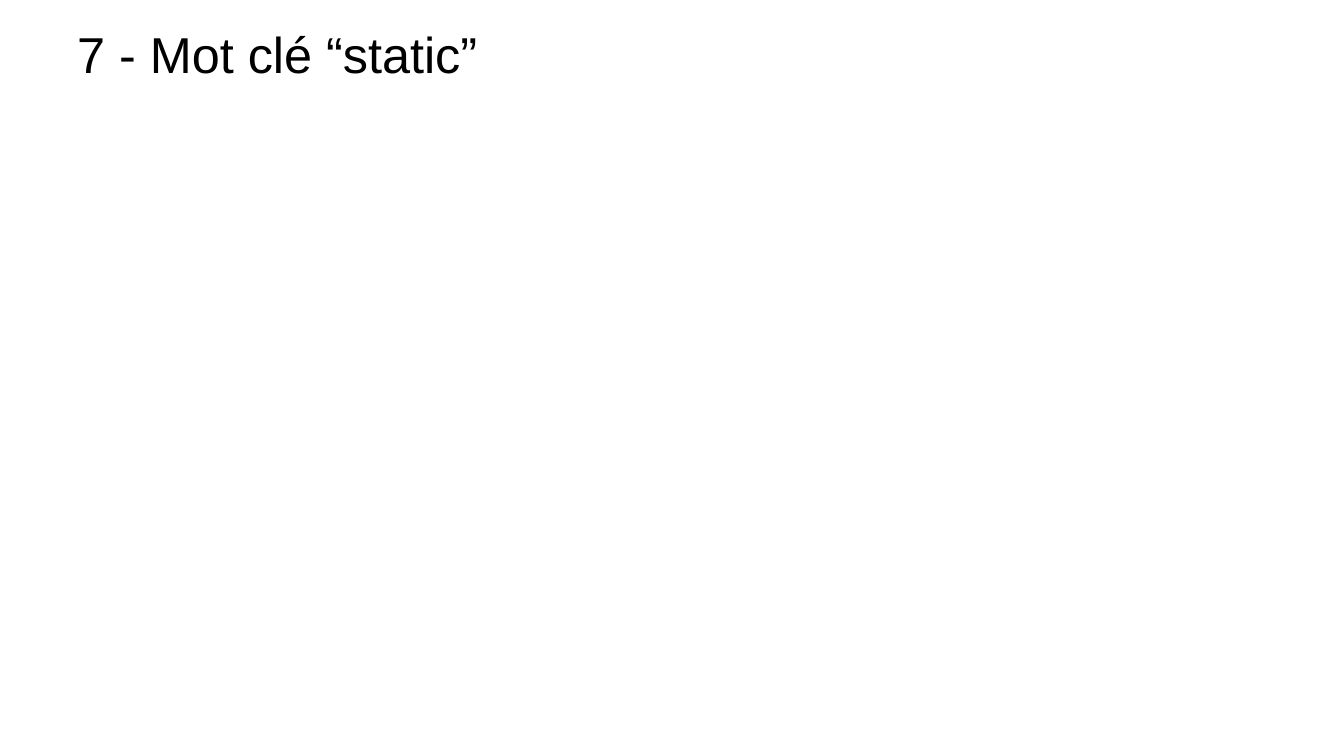
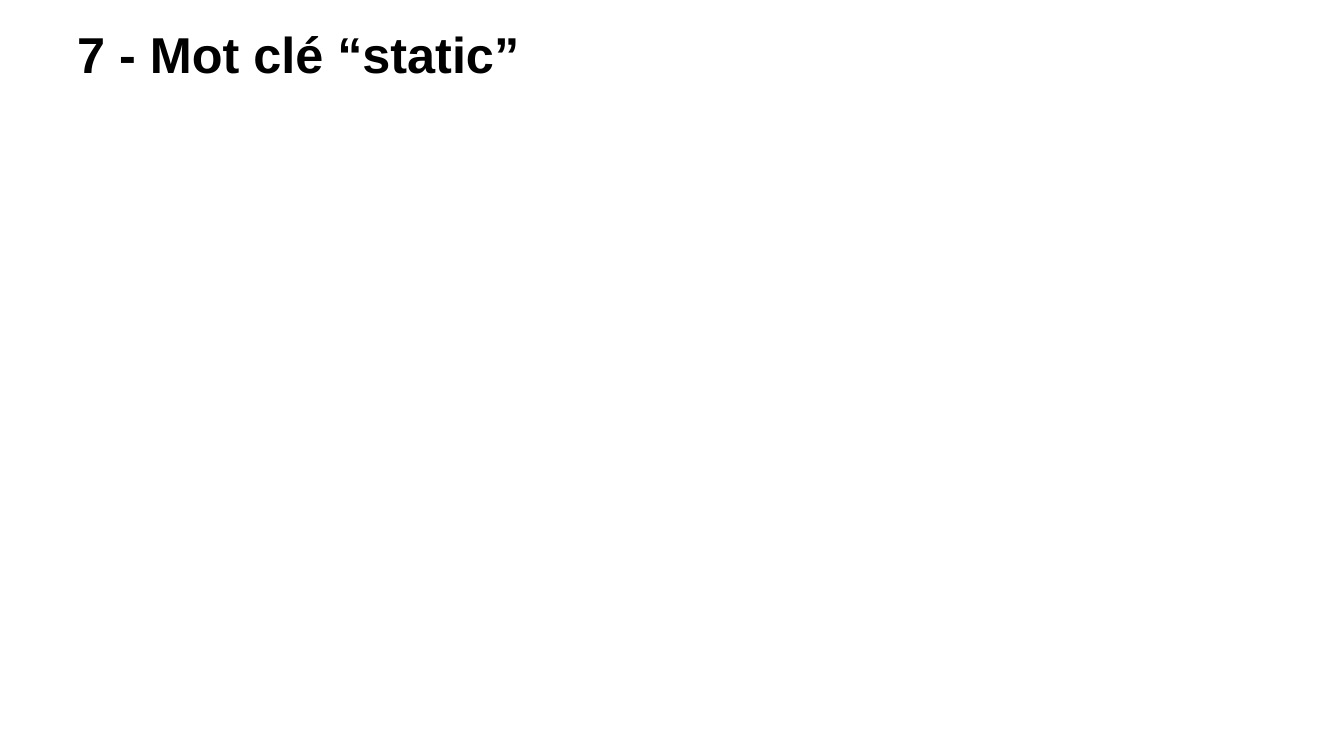
Before and after one commit to t-tortosa/cppCourses, a slide deck: slide 57 of POO.pptx (slide 52 before the commit). Drawn at 1344x756 pixels with LibreOffice and Linux fonts; fonts in the diff are those of the drawing; background and template pictures are left out. Boxes give left, top, right and bottom in pixels: in the first picture for what was removed or moved away, otherwise in the second. Text is boxed around its words. In the diff, an @@ line names an element or a change of style, - is before the commit and + after.

```diff
--- a/POO.pptx
+++ b/POO.pptx
@@ title "7 - Mot clé “static”" at (77, 36, 519, 74): bold on @@
```
Also in this commit, not shown: 3 other slides changed, 8 slides added, 4 other files.
